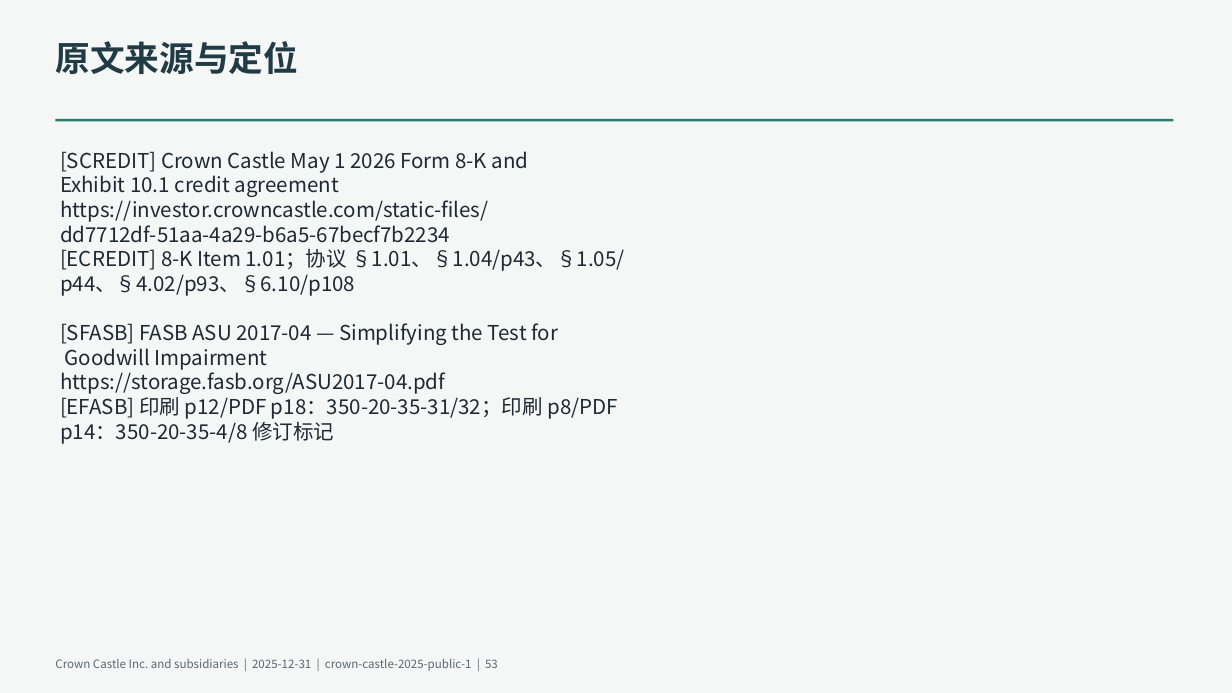
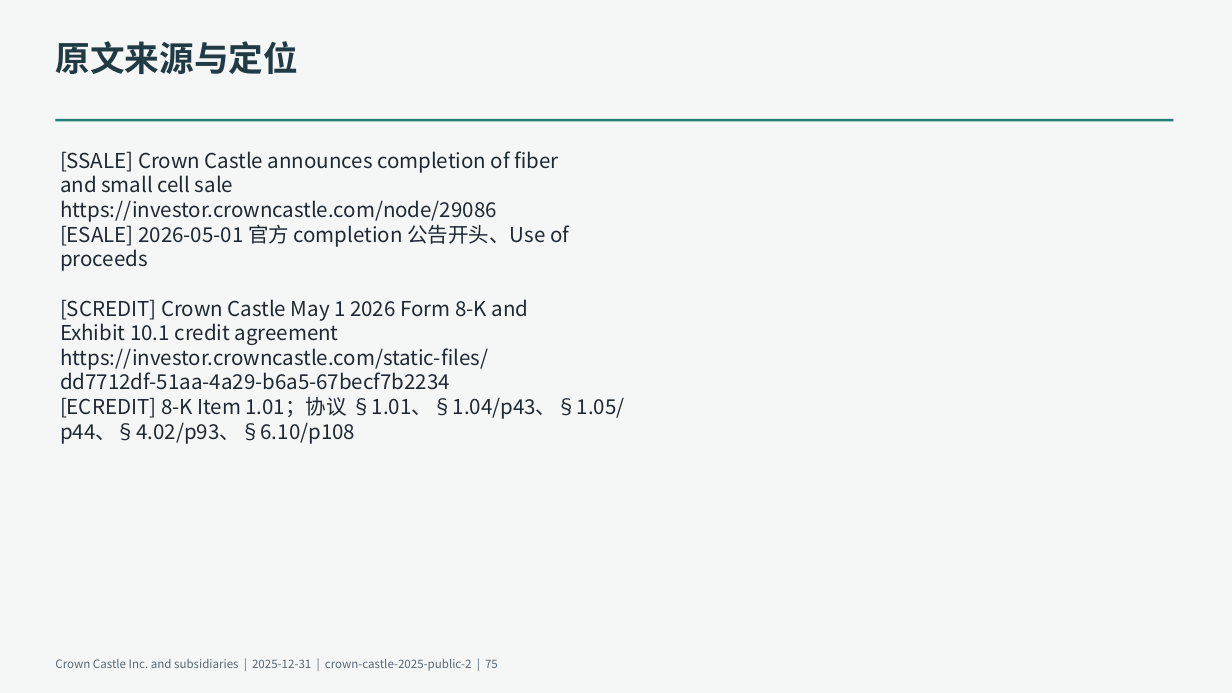
Before and after one commit to qingkongwanli0l/annual-report-analysis, a slide deck: slide 75 of examples/crown-castle-2025/deliverables/presentation.pptx (slide 53 before the commit). Drawn at 1232x693 pixels with LibreOffice and Linux fonts; fonts in the diff are those of the drawing. Boxes give left, top, right and bottom in pixels: in the first picture for what was removed or moved away, otherwise in the second. Text is boxed around its words. In the diff, an @@ line names an element or a change of style, - is before the commit and + after.

Commit message:
Connect Crown Castle credit adjustments to the shared workpaper and deliverables

```diff
--- a/examples/crown-castle-2025/deliverables/presentation.pptx
+++ b/examples/crown-castle-2025/deliverables/presentation.pptx
@@ text at (60, 151, 569, 271): paragraphs added @@
+[SSALE] Crown Castle announces completion of fiber
+and small cell sale
+https://investor.crowncastle.com/node/29086
+[ESALE] 2026-05-01 官方 completion 公告开头、Use of
+proceeds
@@ text at (60, 323, 617, 444): paragraphs removed @@
-[SFASB] FASB ASU 2017-04 — Simplifying the Test for
-Goodwill Impairment
-https://storage.fasb.org/ASU2017-04.pdf
-[EFASB] 印刷 p12/PDF p18：350-20-35-31/32；印刷 p8/PDF
-p14：350-20-35-4/8 修订标记
@@ text at (55, 659, 498, 671): text changed @@
-Crown Castle Inc. and subsidiaries | 2025-12-31 | crown-castle-2025-public-1 | 53
+Crown Castle Inc. and subsidiaries | 2025-12-31 | crown-castle-2025-public-2 | 75
```
Also in this commit, not shown: 54 other slides changed, 25 slides added, 6 other files.
